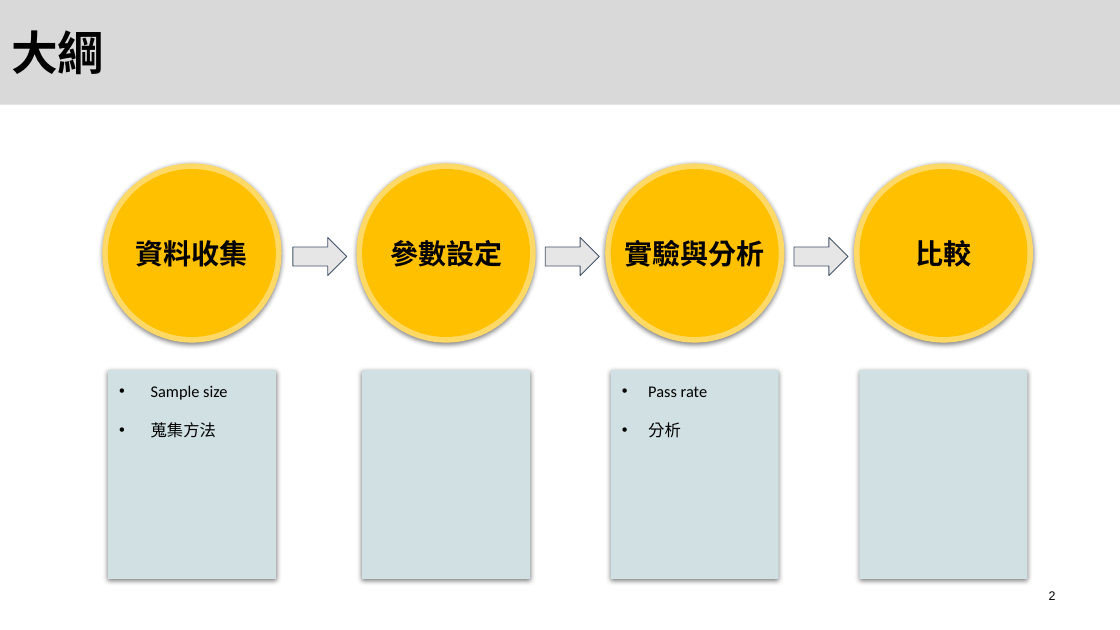
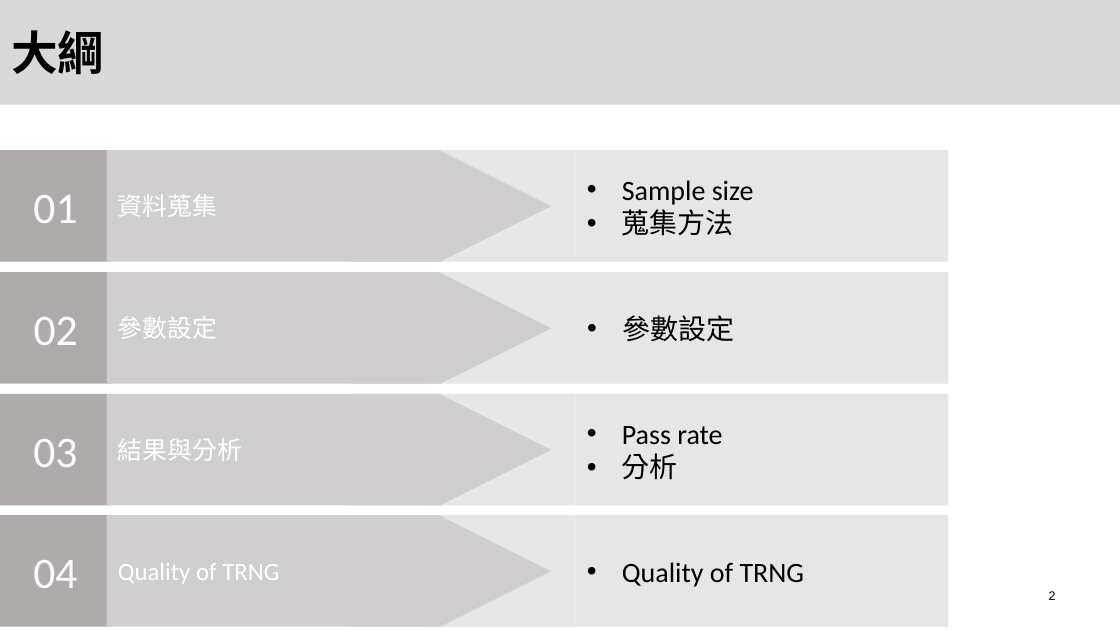
Before and after one commit to OYungShen/HardWare_Security_Final_project, a slide deck: slide 2 of Final.pptx. Drawn at 1120x630 pixels with LibreOffice and Linux fonts; fonts in the diff are those of the drawing; background and template pictures are left out. Boxes give left, top, right and bottom in pixels: in the first picture for what was removed or moved away, otherwise in the second. Text is boxed around its words. In the diff, an @@ line names an element or a change of style, - is before the commit and + after.

```diff
--- a/Final.pptx
+++ b/Final.pptx
@@ rectangle added at bbox=[0, 150, 112, 262], fill #AFABAB, 37.3 pt, text #FFFFFF @@
+01
@@ rectangle "資料蒐集": place and size @@
-rectangle "資料蒐集" at bbox=[136, 240, 248, 267]
+rectangle "資料蒐集" at bbox=[107, 150, 443, 262]
@@ rectangle "資料蒐集" at bbox=[107, 150, 443, 262]: fill none to #D0CECE @@
@@ rectangle added at bbox=[351, 150, 440, 262], fill #D0CECE @@
@@ rectangle added at bbox=[423, 150, 576, 262], fill #E7E6E6 @@
@@ triangle added at bbox=[439, 150, 551, 262], fill #D0CECE @@
@@ rectangle "Sample size" at bbox=[576, 150, 949, 262]: size 14 to 24 pt; indent changed; vertical alignment top to middle; fill #D0E0E3 to #E7E6E6; shadow off @@
@@ rectangle "Sample size": place and size @@
-rectangle "Sample size" at bbox=[108, 371, 276, 580]
+rectangle "Sample size" at bbox=[576, 150, 949, 262]
@@ text in rectangle at bbox=[118, 194, 217, 217]: text changed; size 24 to 21.3 pt; text colour #000000 to #FFFFFF; bold off @@
-資料收集
+資料蒐集
@@ right arrow removed at bbox=[293, 238, 347, 276] @@
@@ right arrow removed at bbox=[545, 238, 599, 276] @@
@@ right arrow removed at bbox=[794, 238, 848, 276] @@
@@ group removed at bbox=[103, 164, 1033, 343]: 8 ellipses, 2 texts @@
-實驗與分析
-比較
@@ rectangle added at bbox=[0, 272, 112, 384], fill #AFABAB, 37.3 pt, text #FFFFFF @@
+02
@@ rectangle "參數設定": place and size @@
-rectangle "參數設定" at bbox=[390, 240, 502, 267]
+rectangle "參數設定" at bbox=[107, 272, 443, 384]
@@ rectangle "參數設定" at bbox=[107, 272, 443, 384]: size 24 to 21.3 pt, text colour #000000 to #FFFFFF, bold off; alignment centre to left; fill none to #D0CECE @@
@@ group added at bbox=[351, 272, 949, 384]: 3 rectangles, 1 triangle @@
+• 參數設定
@@ rectangle removed at bbox=[860, 371, 1028, 580] @@
@@ rectangle added at bbox=[0, 394, 112, 506], fill #AFABAB, 37.3 pt, text #FFFFFF @@
+03
@@ rectangle added at bbox=[107, 394, 443, 506], fill #D0CECE, 21.3 pt, text #FFFFFF @@
+結果與分析
@@ rectangle added at bbox=[351, 394, 440, 506], fill #D0CECE @@
@@ rectangle: place and size @@
-rectangle at bbox=[362, 371, 530, 580]
+rectangle at bbox=[423, 394, 576, 506]
@@ rectangle at bbox=[423, 394, 576, 506]: fill #D0E0E3 to #E7E6E6; shadow off @@
@@ triangle added at bbox=[439, 394, 551, 506], fill #D0CECE @@
@@ rectangle "Pass rate": place and size @@
-rectangle "Pass rate" at bbox=[611, 371, 779, 580]
+rectangle "Pass rate" at bbox=[576, 394, 949, 506]
@@ rectangle "Pass rate" at bbox=[576, 394, 949, 506]: size 14 to 24 pt; indent changed; vertical alignment top to middle; fill #D0E0E3 to #E7E6E6; shadow off @@
@@ rectangle added at bbox=[0, 515, 112, 627], fill #AFABAB, 37.3 pt, text #FFFFFF @@
+04
@@ group added at bbox=[107, 515, 949, 628]: 4 rectangles, 1 triangle @@
+Quality of TRNG
+• Quality of TRNG
```
Also in this commit, not shown: 8 other slides changed, 27 slides added, 3 slides removed, 5 other files.
